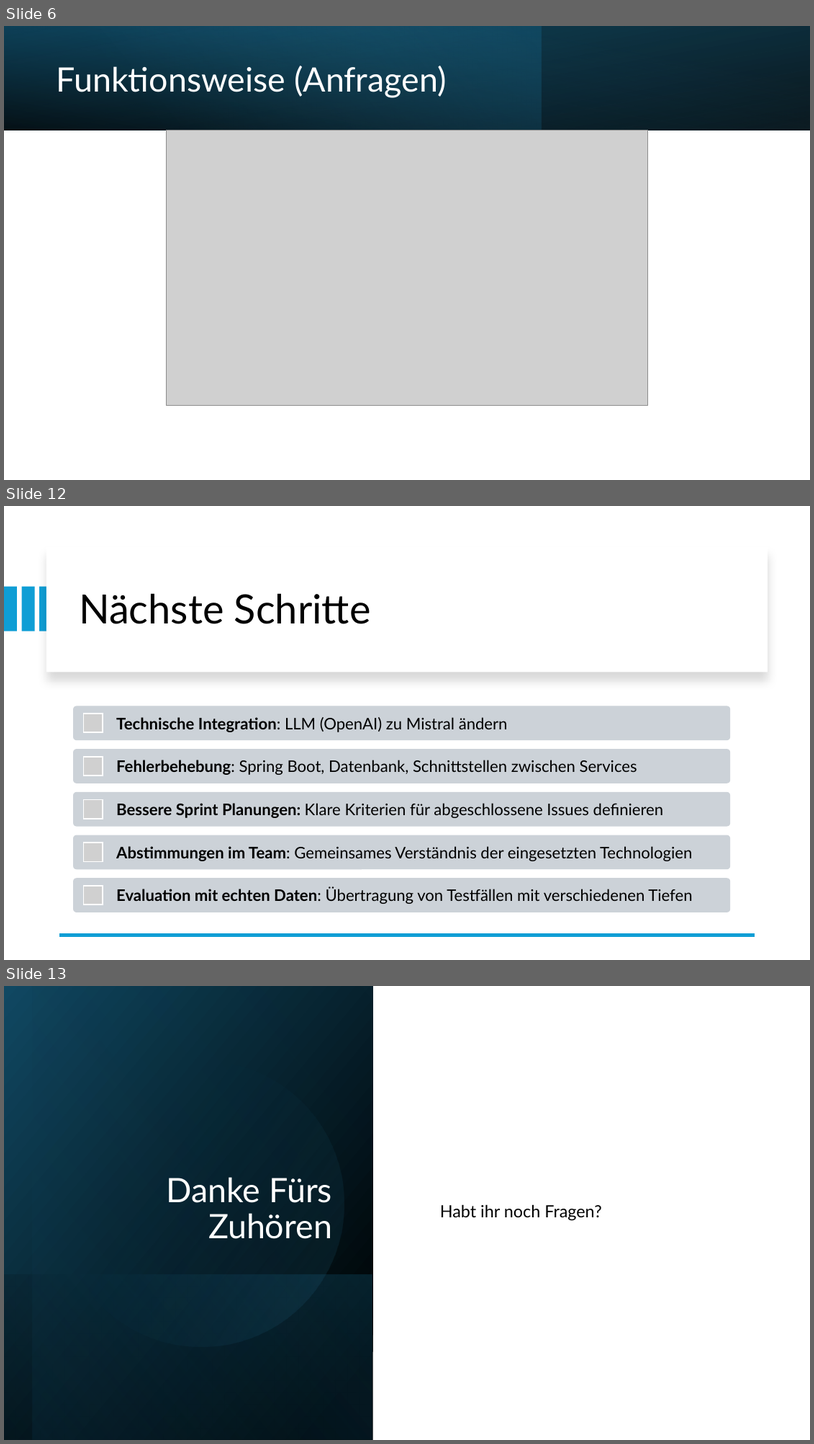
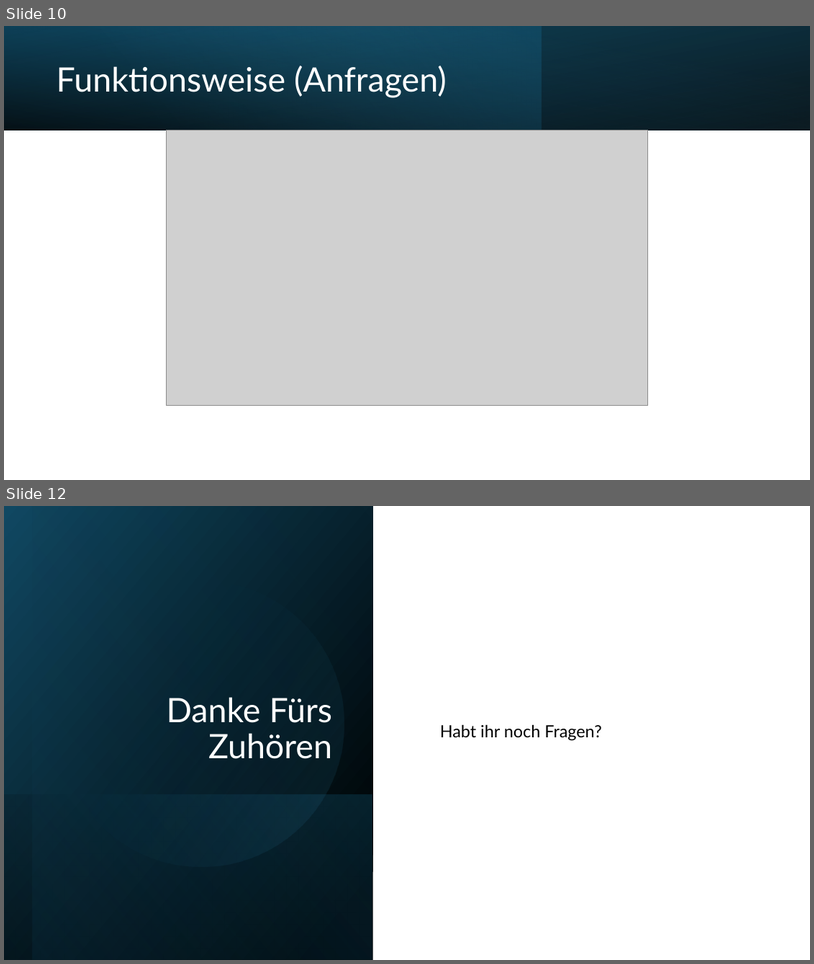
Before and after one commit to lroskn/praesi, a slide deck: Endergebnis.pptx. Shown one above the other, each under a label of ours: slides 6, 12 and 13 before the commit, slides 10 and 12 after it; the slides between them are not shown. The pictures are 814x1444 and 814x964 pixels, drawn with LibreOffice and Linux fonts; fonts in the diff are those of the drawing; grey boxes stand for pictures. Boxes give left, top, right and bottom in pixels: in the first picture for what was removed or moved away, otherwise in the second. Text is boxed around its words. In the diff, an @@ line names an element or a change of style, - is before the commit and + after.

```diff
--- a/Endergebnis.pptx
+++ b/Endergebnis.pptx
@@ slide 12 removed at (4, 506, 810, 960), background #FFFFFF @@
@@ rectangle removed at (46, 546, 768, 672) @@
@@ rectangle removed at (4, 587, 17, 631) @@
@@ rectangle removed at (21, 587, 34, 631) @@
@@ rectangle removed at (40, 587, 52, 631) @@
@@ title removed at (79, 593, 371, 624) @@
-Nächste Schritte
@@ group removed at (73, 705, 730, 913): 5 rounded rectangles, 5 pictures, 5 texts @@
-Technische Integration: LLM (OpenAI) zu Mistral ändern
-Fehlerbehebung: Spring Boot, Datenbank, Schnittstellen zwischen Services
-Bessere Sprint Planungen: Klare Kriterien für abgeschlossene Issues definieren
-Abstimmungen im Team: Gemeinsames Verständnis der eingesetzten Technologien
-Evaluation mit echten Daten: Übertragung von Testfällen mit verschiedenen Tiefen
@@ line removed from (756, 935) to (59, 935) @@
@@ what was slide 6 is now slide 10 @@
@@ what was slide 13 is now slide 12 @@
```
Also in this commit, not shown: 1 slide changed, 4 slides added, 4 other slides removed, 2 other files.
